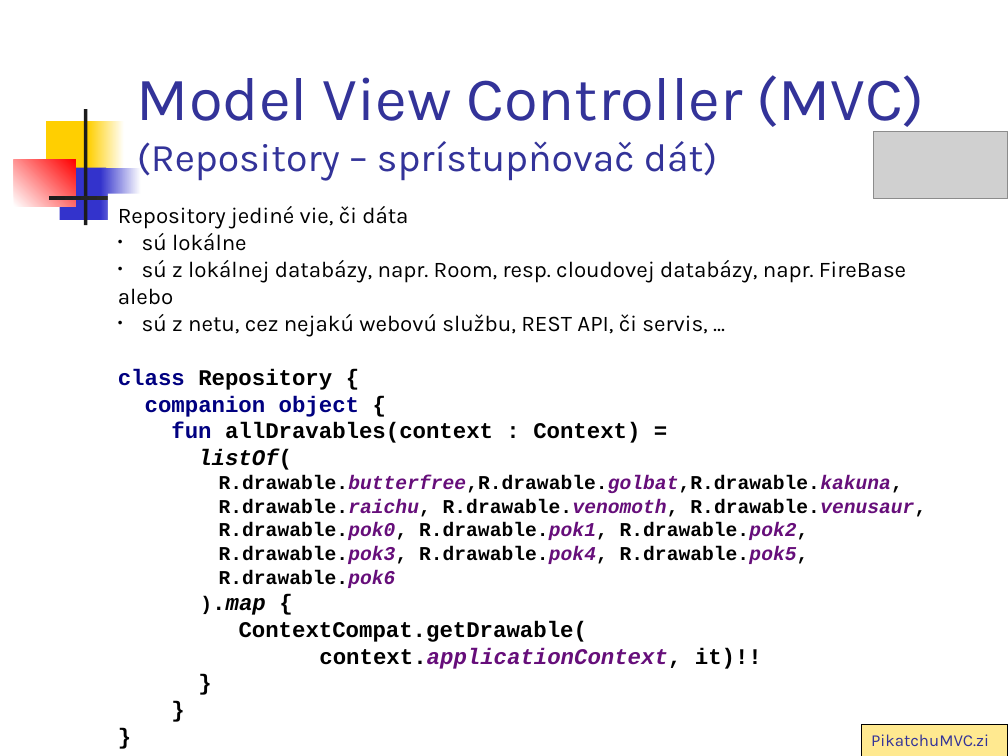
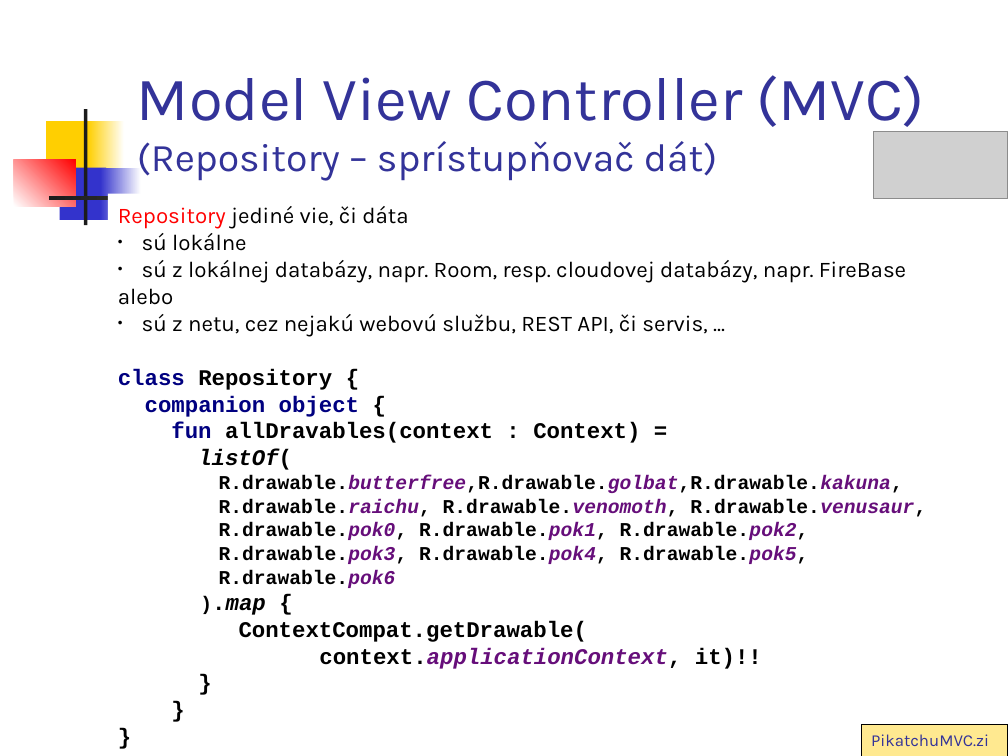
Before and after one commit to vmandro/Prednasky, a slide deck: slide 8 of 07/07_Android.ppt. Drawn at 1008x756 pixels with LibreOffice and Linux fonts; fonts in the diff are those of the drawing; grey boxes stand for pictures. Boxes give left, top, right and bottom in pixels: in the first picture for what was removed or moved away, otherwise in the second. Text is boxed around its words. In the diff, an @@ line names an element or a change of style, - is before the commit and + after.

```diff
--- a/07/07_Android.ppt
+++ b/07/07_Android.ppt
@@ text at [118, 206, 408, 229]: text colour #000000 to #FF0000 in "Repository" @@
```
Also in this commit, not shown: 20 other slides changed, 1 other file.
